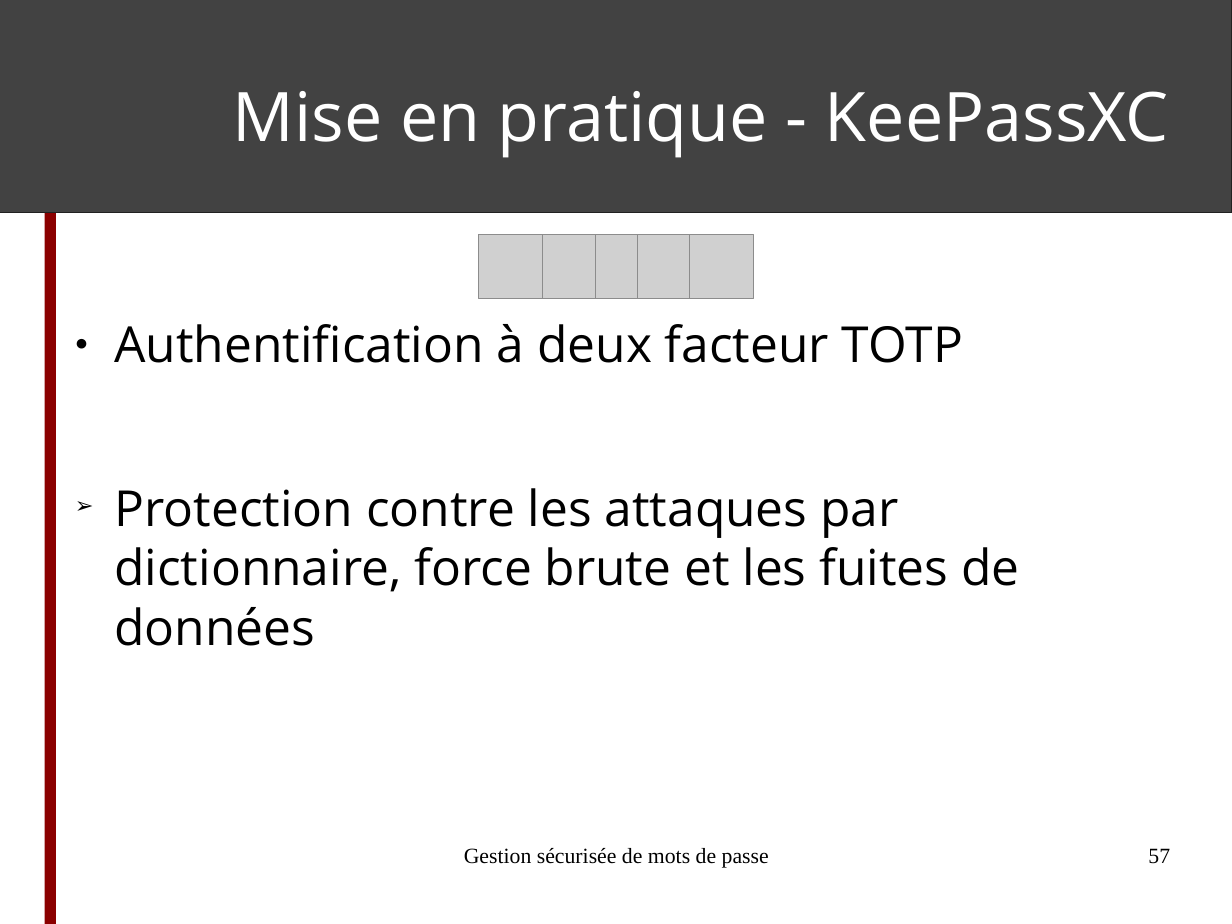
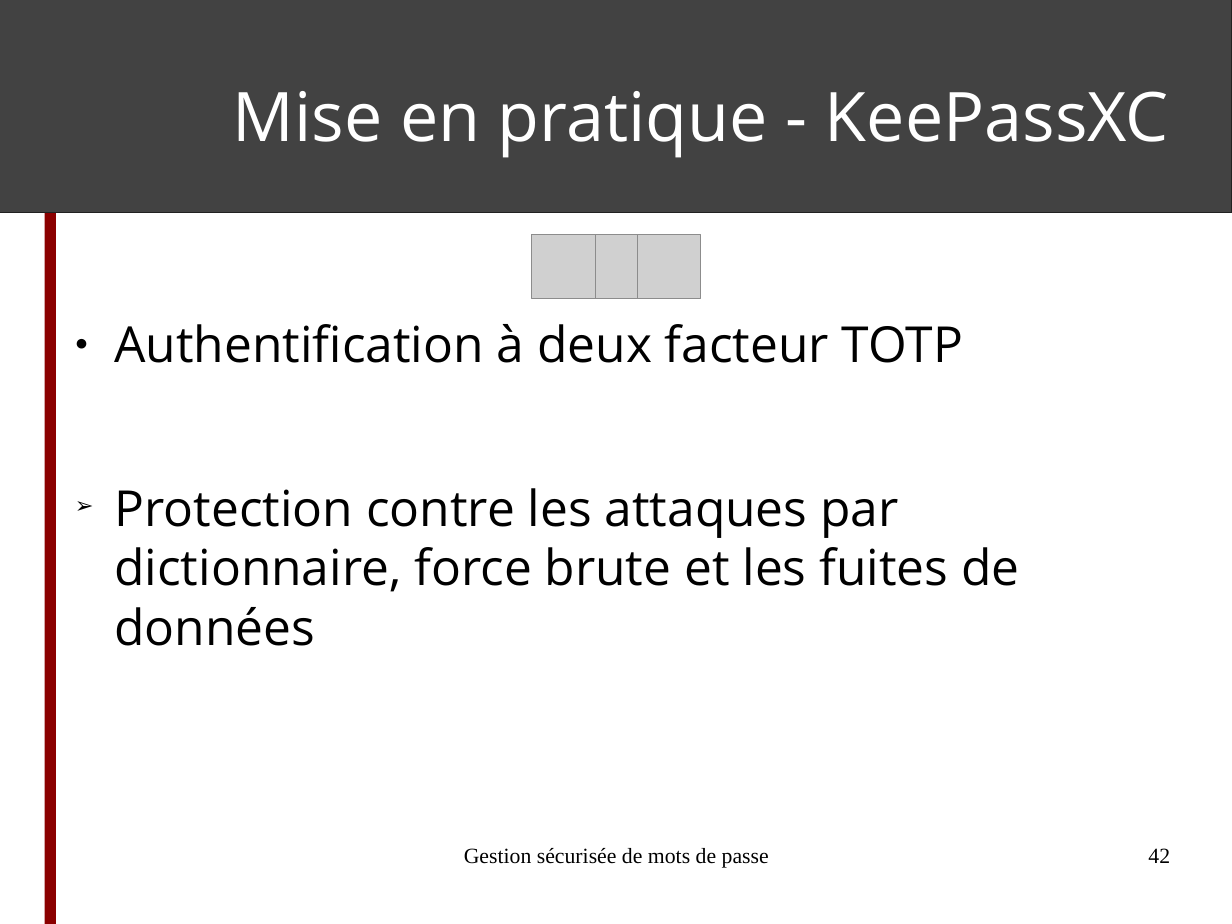
Before and after one commit to ftassy/Voyages-en-Cyberie, a slide deck: slide 42 of module_mots_de_passe/Gestion_securisee_de_mots_de_passe.odp (slide 57 before the commit). Drawn at 1232x924 pixels with LibreOffice and Linux fonts; fonts in the diff are those of the drawing; grey boxes stand for pictures. Boxes give left, top, right and bottom in pixels: in the first picture for what was removed or moved away, otherwise in the second. Text is boxed around its words. In the diff, an @@ line names an element or a change of style, - is before the commit and + after.

Commit message:
Mise à jour de la présentation des mots de passes et du README

```diff
--- a/module_mots_de_passe/Gestion_securisee_de_mots_de_passe.odp
+++ b/module_mots_de_passe/Gestion_securisee_de_mots_de_passe.odp
@@ picture removed at box(478, 235, 542, 298) @@
@@ picture removed at box(690, 235, 754, 298) @@
@@ page number at box(1148, 848, 1170, 863): text changed @@
-57
+42
```
Also in this commit, not shown: 4 other slides changed, 2 slides added, 1 slide removed, 1 other file.
